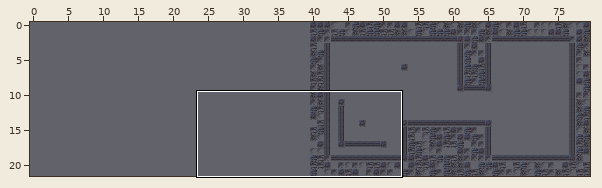
A Tiled map gets an edit: asset/room_0.tmx. The first picture is a wide view before the edit; the outline marks the close-up.
Close-up. As it was:
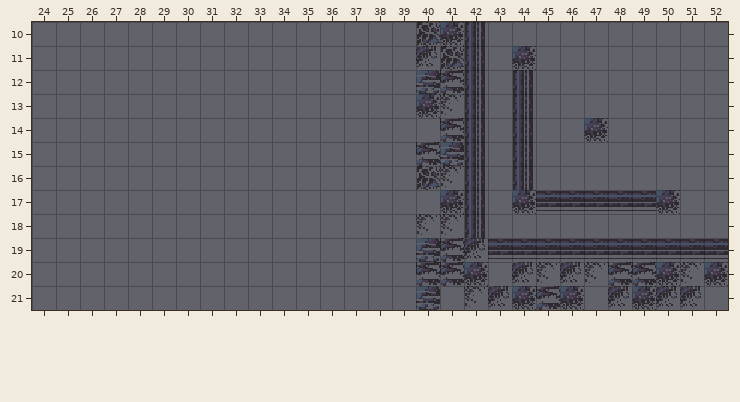
Cells are 16x16 px. Shown: x 24..52, y 10..21. The commit also changed other parts of the map, which this record leaves out. The old version is drawn lined up with the new one.
The result:
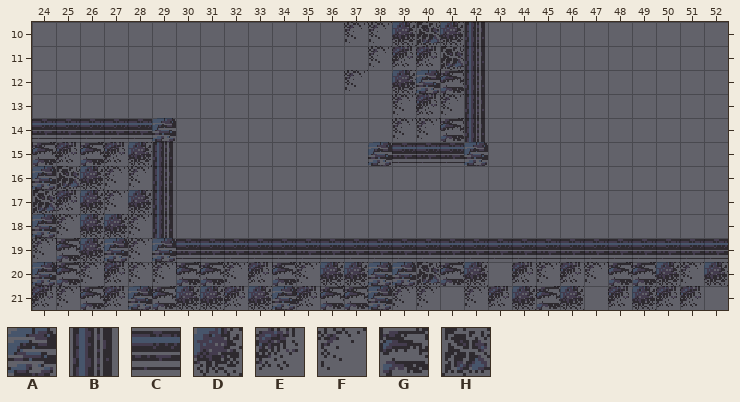
Key: from "tileset": A 0, B 1, C 2, D 3, E 4, F 5, G 32, H 33.
_ is an empty cell.
Diff:
map size 40x22 -> 80x22 cells (old content now starts at 40,0; both pictures use the new coordinates)
Layer "collision":
The edit turns tile B into tile A in row 15 at x 42.
There is now tile A in row 14 at x 29; in row 15 at x 38; in row 16 at x 24; in row 18 at x 24; in row 19 at x 27 and 29; in row 20 at x 24 and 38 to 39.
There is now tile A in row 21 at x 28, 34 and 38.
There is now tile B in rows 15 to 18 at x 29.
The edit turns tile A into tile C in row 15 at x 41; in row 19 at x 40.
The edit turns tile E into tile C in row 19 at x 42.
The edit turns tile G into tile C in row 15 at x 40; in row 19 at x 41.
There is now tile C in row 14 at x 24 to 28; in row 15 at x 39; in row 19 at x 30 to 39.
There is now tile D in row 10 at x 39; in row 12 at x 39; in row 15 at x 28; in row 16 at x 26; in row 17 at x 26 and 28; in row 18 at x 26 to 27.
There is now tile D in row 19 at x 26; in row 20 at x 36 to 37; in row 21 at x 30 to 31 and 33.
The edit turns tile D into tile E in row 13 at x 40.
There is now tile E in row 11 at x 39; in row 15 at x 25 and 27; in row 17 at x 25; in row 20 at x 27 and 33; in row 21 at x 24, 27, 32 and 35.
The edit turns tile A into tile F in row 21 at x 40.
There is now tile F in row 10 at x 37 to 38; in row 11 at x 38; in row 12 at x 37; in row 13 at x 39; in row 14 at x 39 to 40; in row 16 at x 27 to 28.
There is now tile F in row 17 at x 27; in row 18 at x 25 and 28; in row 19 at x 24 and 28; in row 20 at x 26, 28 to 29, 32 and 35; in row 21 at x 25 and 39.
There is now tile G in row 15 at x 24 and 26; in row 19 at x 25; in row 20 at x 25, 30 to 31 and 34; in row 21 at x 26, 29 and 36 to 37.
The edit turns tile G into tile H in row 20 at x 40.
There is now tile H in row 16 at x 25; in row 17 at x 24.
Tile B is gone in rows 12 to 15 at x 44; in row 16 at x 42 and 44; in rows 17 to 18 at x 42.
Tile C is gone in row 17 at x 45 to 49.
Tile D is gone in row 11 at x 44; in row 14 at x 47; in row 17 at x 41, 44 and 50.
Tile F is gone in row 16 at x 41; in row 18 at x 40 to 41.
Tile H is gone in row 16 at x 40.
Changed places in both close-ups, as pixel boxes (x1, y1, x2, y2):
changed: (32, 22, 488, 310)
removed: (512, 46, 680, 214)
